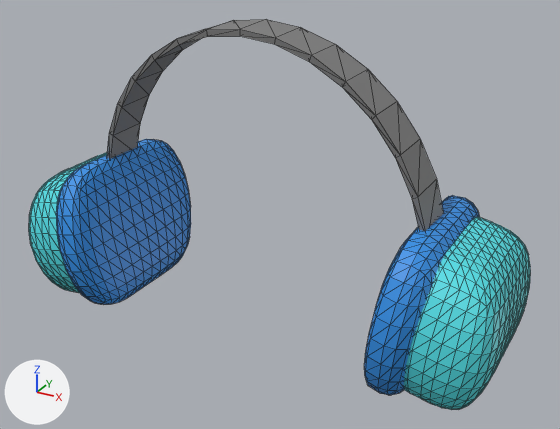
An edit to the glTF model models/headphones.glb, drawn before and after from the same camera.
Both versions are drawn from a 50 mm camera at (0.934, -1.544, 1.156) aimed at (0.053, 0.058, 0.355). The lights are fixed; the arrows at lower left show +X, +Y and +Z. Mesh edges are drawn as thin lines. Vertices at the same position are counted once.
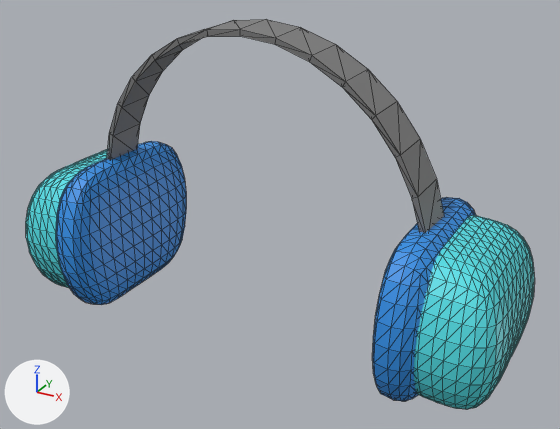
Commit message: Reshaping headphones

Changed parts and their boxes (x1, y1, x2, y2) in the pictures (560 x 429 px; the box of a moved part takes in the faces that stretch with it):
'Cube', reshaped, rescaled: before (29, 20, 531, 410); after (26, 20, 535, 409)
part 1 of me_cube_001, moved or reshaped: before (29, 153, 107, 293); after (26, 149, 108, 288)
part 2 of me_cube_001, moved or reshaped: before (56, 139, 191, 305); after (56, 141, 186, 305)
part 3 of me_cube_001, moved or reshaped: before (364, 195, 479, 395); after (372, 197, 476, 401)
part 4 of me_cube_001, rebuilt: before (404, 217, 531, 410); after (414, 215, 535, 409)
part 5 of me_cube_001, moved or reshaped: before (107, 20, 444, 231); after (107, 20, 444, 233)

Edits to the bpy script that builds the scene:
```text
Change me_cube_001:
    used by ob_cube; location = (0.0, 0.0, 0.0); scale = (0.924, 1.0, 1.0)
    remove me_cube_001.from_pydata(...)  # 1812 vertices, 3604 faces; spans x -0.728..0.722, y -0.198..0.326, z 0.021..0.838
    add me_cube_001.from_pydata(...)  # 1812 vertices, 3604 faces; spans x -0.684..0.679, y -0.198..0.326, z 0.017..0.838
    me_cube_001 part 1: the loose piece of 514 vertices spanning x -0.728..-0.462, y -0.168..0.296, z 0.021..0.401 is multiplied about its middle by the matrix ((0.915, 0.0, 0.144), (0.0, 1.0, 0.0), (-0.133, 0.0, 0.99)), then moved by (0.033, 0.0, 0.008)
    me_cube_001 part 2: the loose piece of 354 vertices spanning x -0.576..-0.412, y -0.198..0.326, z 0.026..0.435 is multiplied about its middle by the matrix ((0.915, 0.0, 0.144), (0.0, 1.0, 0.0), (-0.133, 0.0, 0.99)), then moved by (0.027, 0.0, -0.006)
    me_cube_001 part 3: the loose piece of 354 vertices spanning x 0.406..0.57, y -0.198..0.326, z 0.026..0.435 is multiplied about its middle by the matrix ((0.916, 0.0, -0.132), (0.0, 1.0, 0.0), (0.122, 0.0, 0.991)), then moved by (-0.026, 0.0, -0.006)
    me_cube_001 part 4: the loose piece of 514 vertices spanning x 0.456..0.722, y -0.168..0.296, z 0.021..0.401 is rebuilt with 514 vertices and now spans x 0.441..0.679, y -0.168..0.296, z 0.03..0.403
    me_cube_001 part 5
    74 vertices are removed from x -0.525..0.524, y -0.033..0.137, z 0.209..0.833
    148 faces are deleted
    42 vertices are added at x -0.486..0.48, y -0.033..0.122, z 0.209..0.833
    21 new vertices lie (0.004, 0.114, 0.005) away from vertices in x -0.476..0.48, y -0.033..0.023, z 0.209..0.823
    6 new vertices lie (0.004, 0.114, 0.006) away from vertices in x -0.345..0.472, y -0.033..-0.004, z 0.21..0.745
    5 new vertices lie (0.004, 0.113, 0.005) away from vertices in x -0.486..0.398, y -0.031..0.019, z 0.31..0.808
    148 new faces join them, mat_material_003 (grey #7d7d7d)
Change ob_cube:
    ob_cube.scale: (0.924, 1.0, 1.0) -> (1.0, 1.0, 1.0)
```
